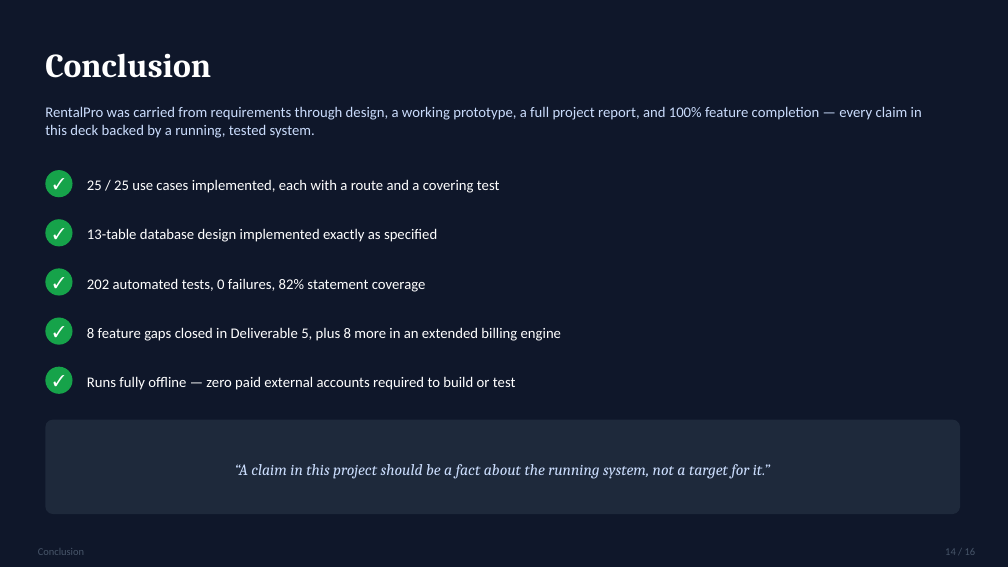
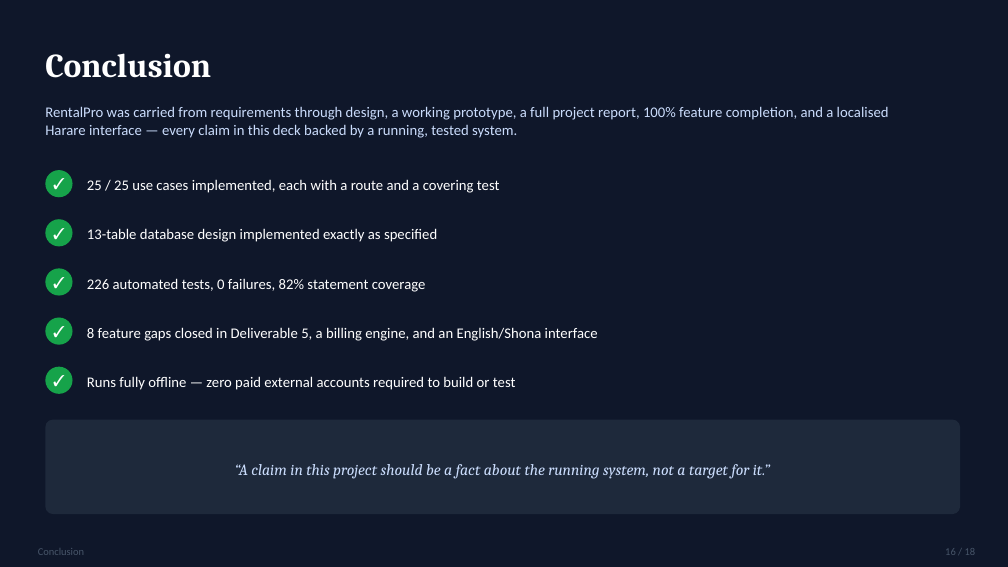
Before and after one commit to Abdur-lab/github-slideshow, a slide deck: slide 16 of docs/ABDURRAHMAAN_IT401_DEL_6_PRESENTATION.pptx (slide 14 before the commit). Drawn at 1008x567 pixels with LibreOffice and Linux fonts; fonts in the diff are those of the drawing. Boxes give left, top, right and bottom in pixels: in the first picture for what was removed or moved away, otherwise in the second. Text is boxed around its words. In the diff, an @@ line names an element or a change of style, - is before the commit and + after.

```diff
--- a/docs/ABDURRAHMAAN_IT401_DEL_6_PRESENTATION.pptx
+++ b/docs/ABDURRAHMAAN_IT401_DEL_6_PRESENTATION.pptx
@@ text at [45, 106, 889, 138]: text changed @@
-RentalPro was carried from requirements through design, a working prototype, a full project report, and 100% feature completion — every claim in this deck backed by a running, tested system.
+RentalPro was carried from requirements through design, a working prototype, a full project report, 100% feature completion, and a localised Harare interface — every claim in this deck backed by a running, tested system.
@@ text at [87, 278, 426, 292]: text changed @@
-202 automated tests, 0 failures, 82% statement coverage
+226 automated tests, 0 failures, 82% statement coverage
@@ text at [87, 327, 598, 341]: text changed @@
-8 feature gaps closed in Deliverable 5, plus 8 more in an extended billing engine
+8 feature gaps closed in Deliverable 5, a billing engine, and an English/Shona interface
```
Also in this commit, not shown: 14 other slides changed, 2 slides added, 1 other file.
